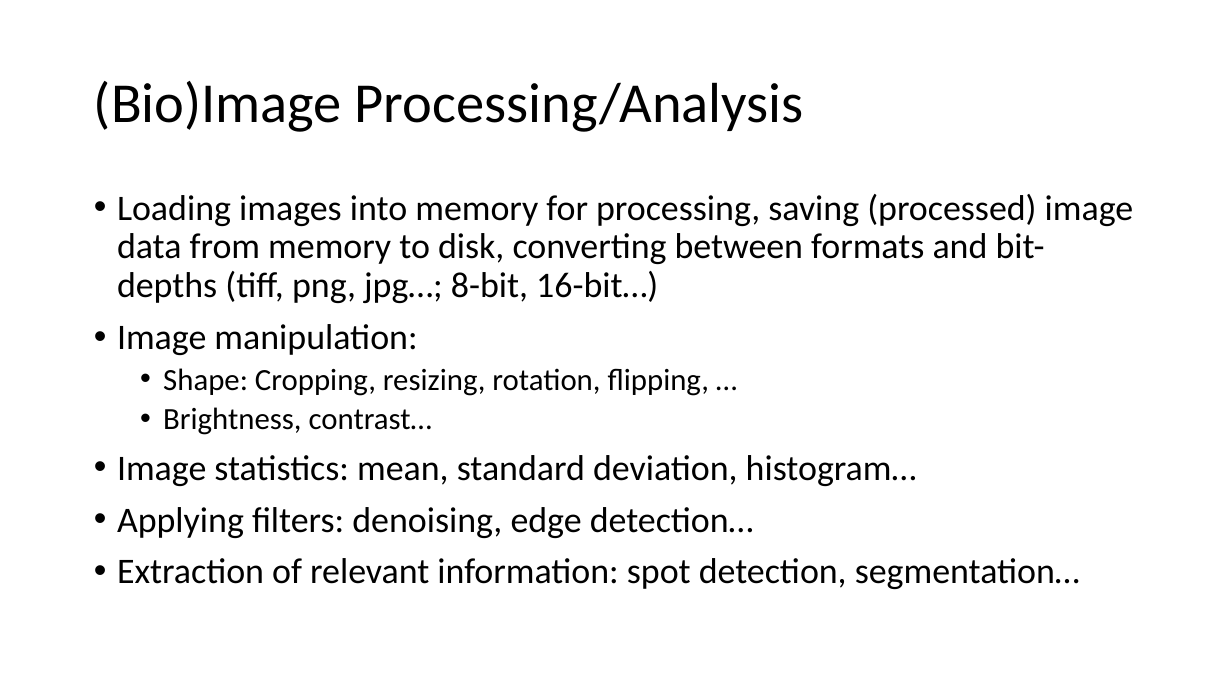
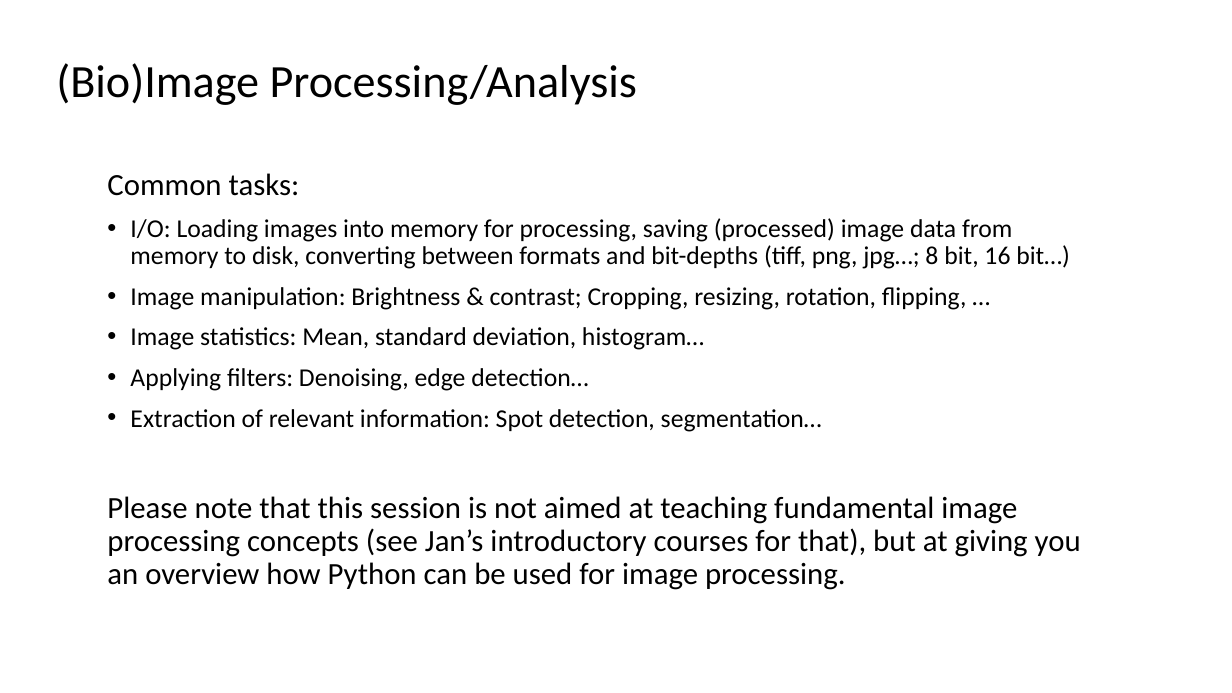
Before and after one commit to btitze/python-course, a slide deck: slide 4 of image_processing/Python Workshop - Image Processing.pptx. Drawn at 1232x693 pixels with LibreOffice and Linux fonts; fonts in the diff are those of the drawing. Boxes give left, top, right and bottom in pixels: in the first picture for what was removed or moved away, otherwise in the second. Text is boxed around its words. In the diff, an @@ line names an element or a change of style, - is before the commit and + after.

Commit message:
Update presentation; add pre-check code (image processing)

```diff
--- a/image_processing/Python Workshop - Image Processing.pptx
+++ b/image_processing/Python Workshop - Image Processing.pptx
@@ title "(Bio)Image Processing/Analysis": place and size @@
-title "(Bio)Image Processing/Analysis" at bbox=[94, 81, 804, 132]
+title "(Bio)Image Processing/Analysis" at bbox=[56, 63, 637, 105]
@@ title "(Bio)Image Processing/Analysis" at bbox=[56, 63, 637, 105]: size 44 to 36 pt @@
@@ text at bbox=[107, 173, 1081, 590]: text changed; size 28 to 20 pt @@
-• Loading images into memory for processing, saving (processed) image data from memory to disk, converting between formats and bit-depths (tiff, png, jpg…; 8-bit, 16-bit…)
-• Image manipulation:
-  • Shape: Cropping, resizing, rotation, flipping, …
-  • Brightness, contrast…
-• Image statistics: mean, standard deviation, histogram…
-• Applying filters: denoising, edge detection…
-• Extraction of relevant information: spot detection, segmentation…
+Common tasks:
+• I/O: Loading images into memory for processing, saving (processed) image data from memory to disk, converting between formats and bit-depths (tiff, png, jpg…; 8 bit, 16 bit…)
+• Image manipulation: Brightness & contrast; Cropping, resizing, rotation, flipping, …
+• Image statistics: Mean, standard deviation, histogram…
+• Applying filters: Denoising, edge detection…
+• Extraction of relevant information: Spot detection, segmentation…
+Please note that this session is not aimed at teaching fundamental image processing concepts (see Jan’s introductory courses for that), but at giving you an overview how Python can be used for image processing.
```
Also in this commit, not shown: 3 other slides changed, 1 slide added, 1 slide removed, 2 other files.
